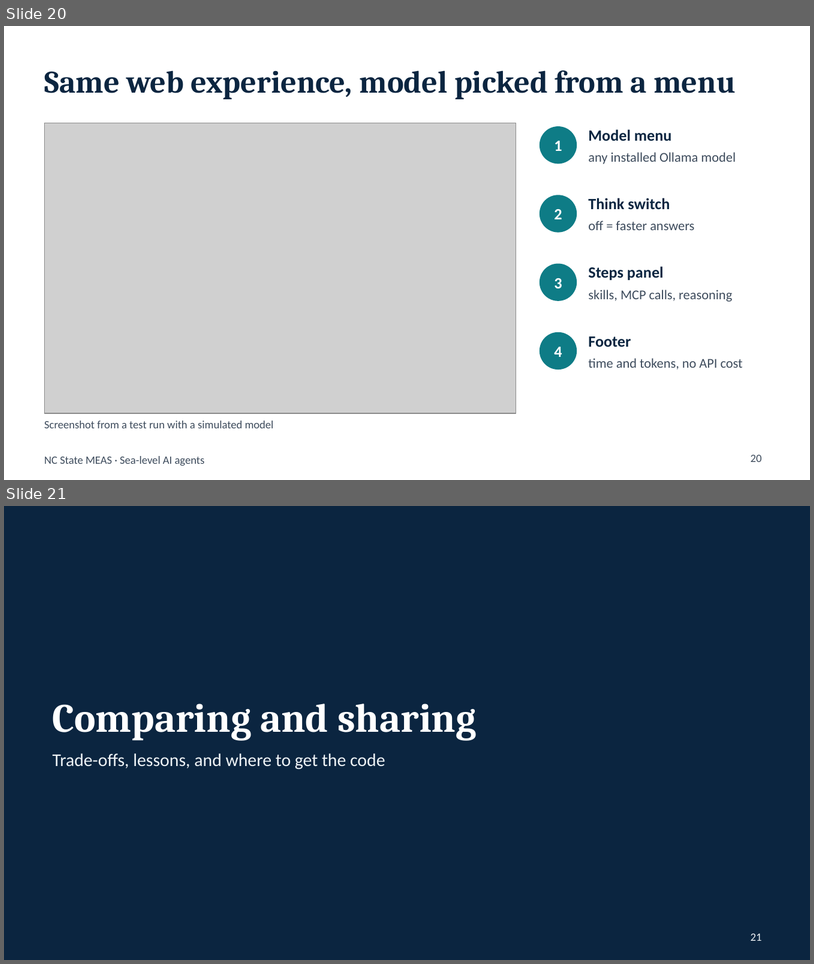
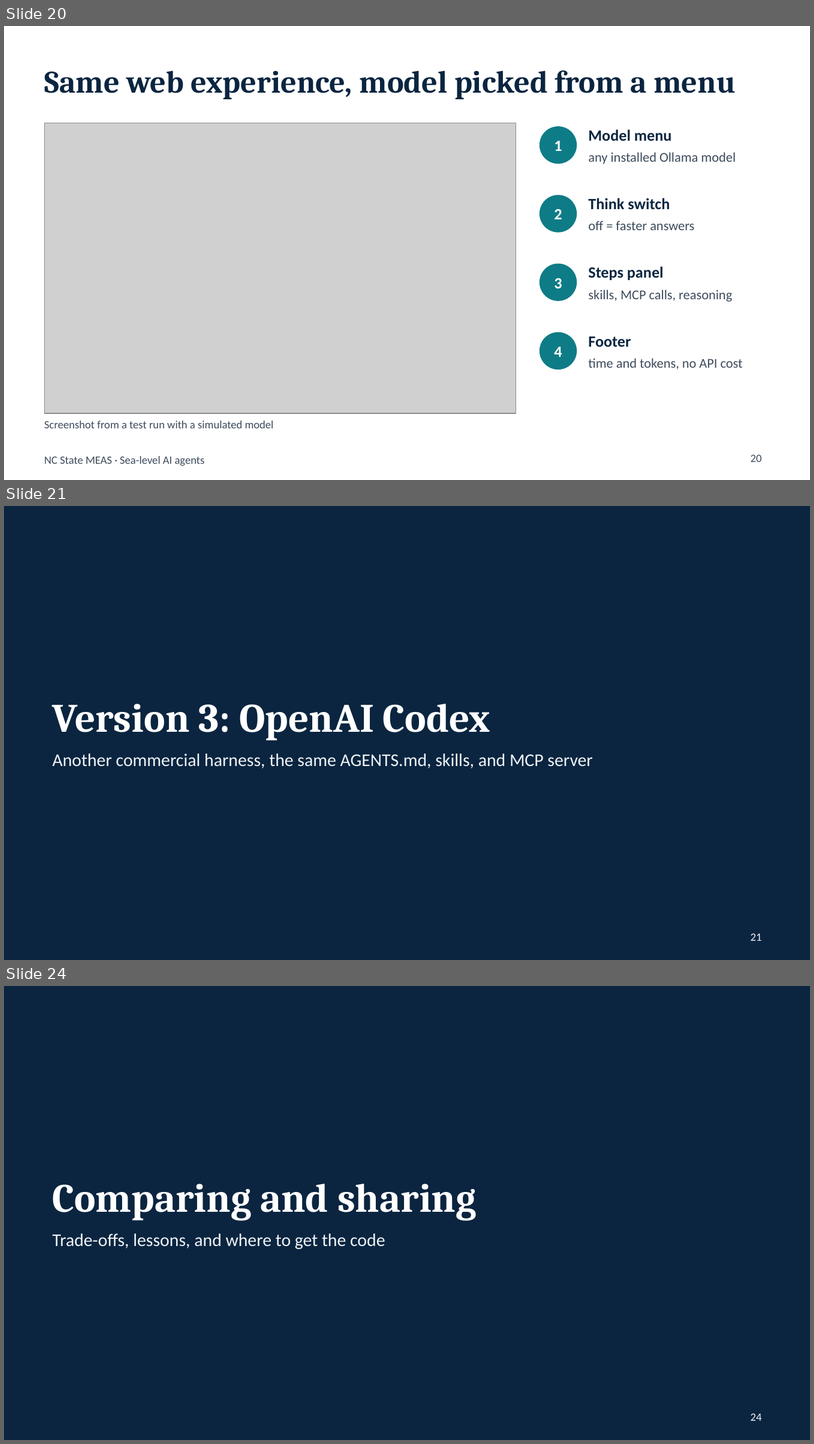
Before and after one commit to jpliu168/sealevel-agent, a slide deck: docs/sealevel_agents_combined.pptx. Shown one above the other, each under a label of ours: slides 20 and 21 before the commit, slides 20, 21 and 24 after it; the slides between them are not shown. The pictures are 814x964 and 814x1444 pixels, drawn with LibreOffice and Linux fonts; fonts in the diff are those of the drawing; grey boxes stand for pictures. Boxes give left, top, right and bottom in pixels: in the first picture for what was removed or moved away, otherwise in the second. Text is boxed around its words. In the diff, an @@ line names an element or a change of style, - is before the commit and + after.

Commit message:
Add OpenAI Codex version

```diff
--- a/docs/sealevel_agents_combined.pptx
+++ b/docs/sealevel_agents_combined.pptx
@@ slide 21 added at (4, 506, 810, 960), background #0B2540 @@
@@ title added at (53, 703, 491, 741), 36 pt, text #FFFFFF, bold @@
+Version 3: OpenAI Codex
@@ text added at (53, 753, 593, 768), 16 pt, text #EEF3F6 @@
+Another commercial harness, the same AGENTS.md, skills, and MCP server
@@ page number added at (751, 933, 762, 940), 10 pt, text #EEF3F6 @@
+21
@@ what was slide 21 is now slide 24 @@
@@ page number at (751, 1413, 762, 1420): text changed @@
-21
+24
```
Also in this commit, not shown: 4 slides changed, 2 other slides added, 22 other files.
